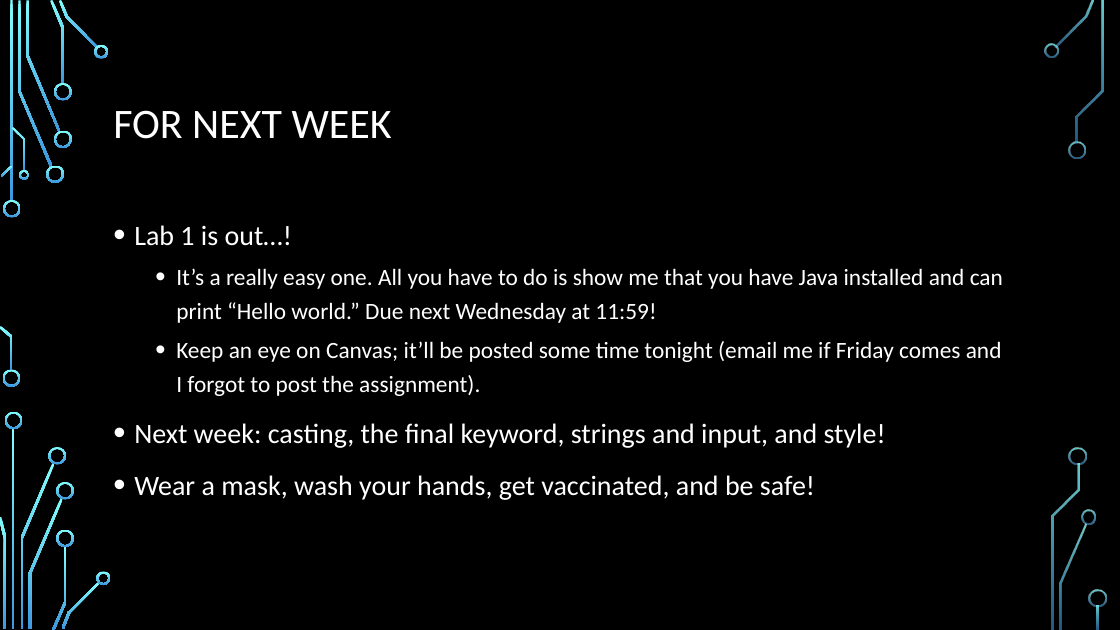
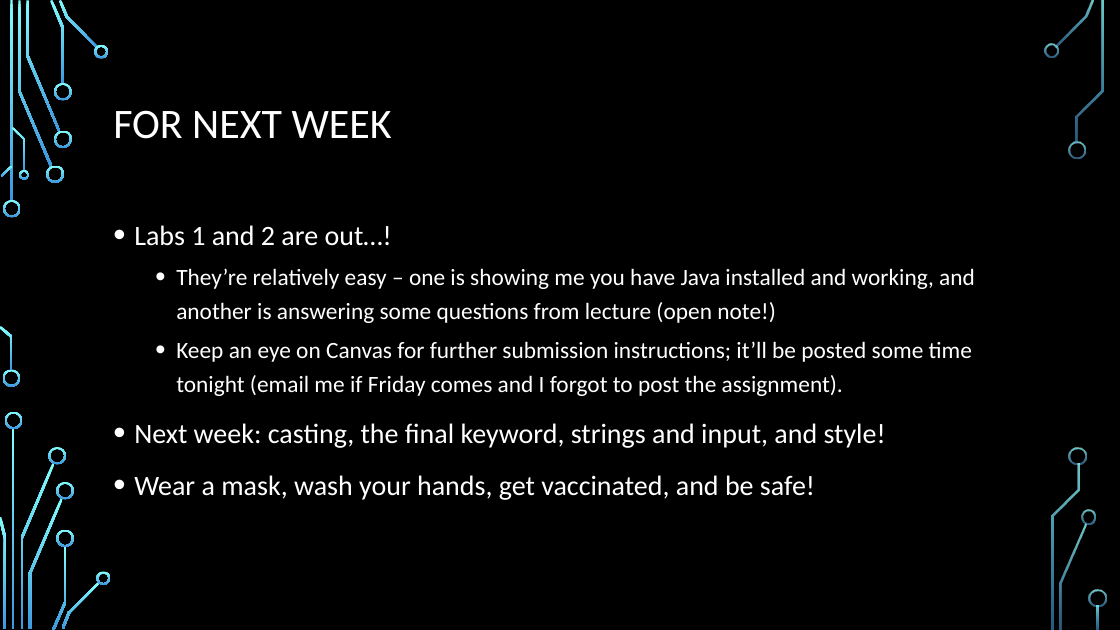
Before and after one commit to rojtas/cs7-fall2021-recs, a slide deck: slide 18 of cs7-sept9.pptx. Drawn at 1120x630 pixels with LibreOffice and Linux fonts; fonts in the diff are those of the drawing; background and template pictures are left out. Boxes give left, top, right and bottom in pixels: in the first picture for what was removed or moved away, otherwise in the second. Text is boxed around its words. In the diff, an @@ line names an element or a change of style, - is before the commit and + after.

Commit message:
sept9 rec with lab 2

```diff
--- a/cs7-sept9.pptx
+++ b/cs7-sept9.pptx
@@ text at <box>134,225,975,396</box>: text changed @@
-• Lab 1 is out…!
-  • It’s a really easy one. All you have to do is show me that you have Java installed and can print “Hello world.” Due next Wednesday at 11:59!
-  • Keep an eye on Canvas; it’ll be posted some time tonight (email me if Friday comes and I forgot to post the assignment).
+• Labs 1 and 2 are out…!
+  • They’re relatively easy – one is showing me you have Java installed and working, and another is answering some questions from lecture (open note!)
+  • Keep an eye on Canvas for further submission instructions; it’ll be posted some time tonight (email me if Friday comes and I forgot to post the assignment).
```
